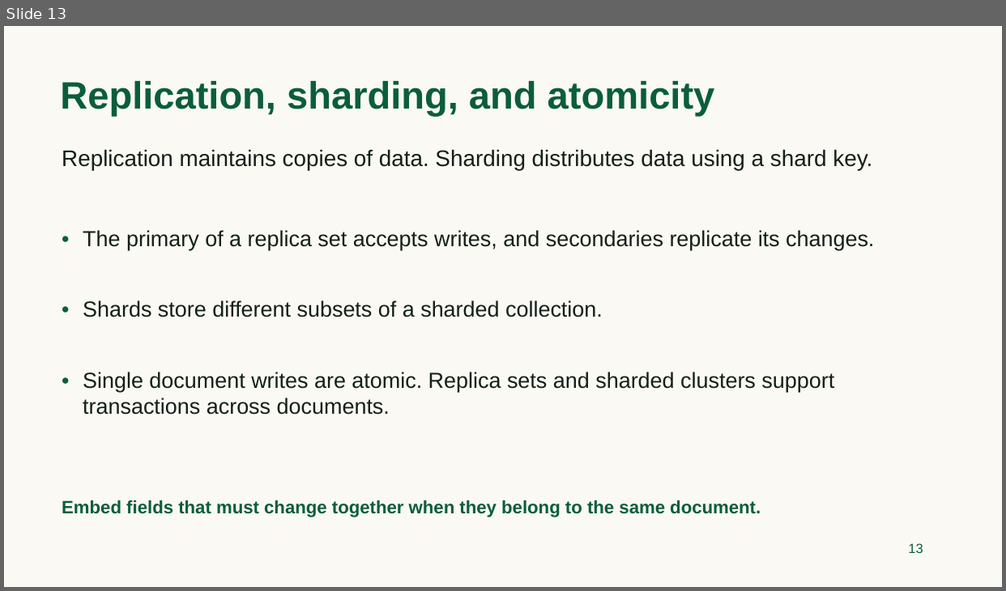
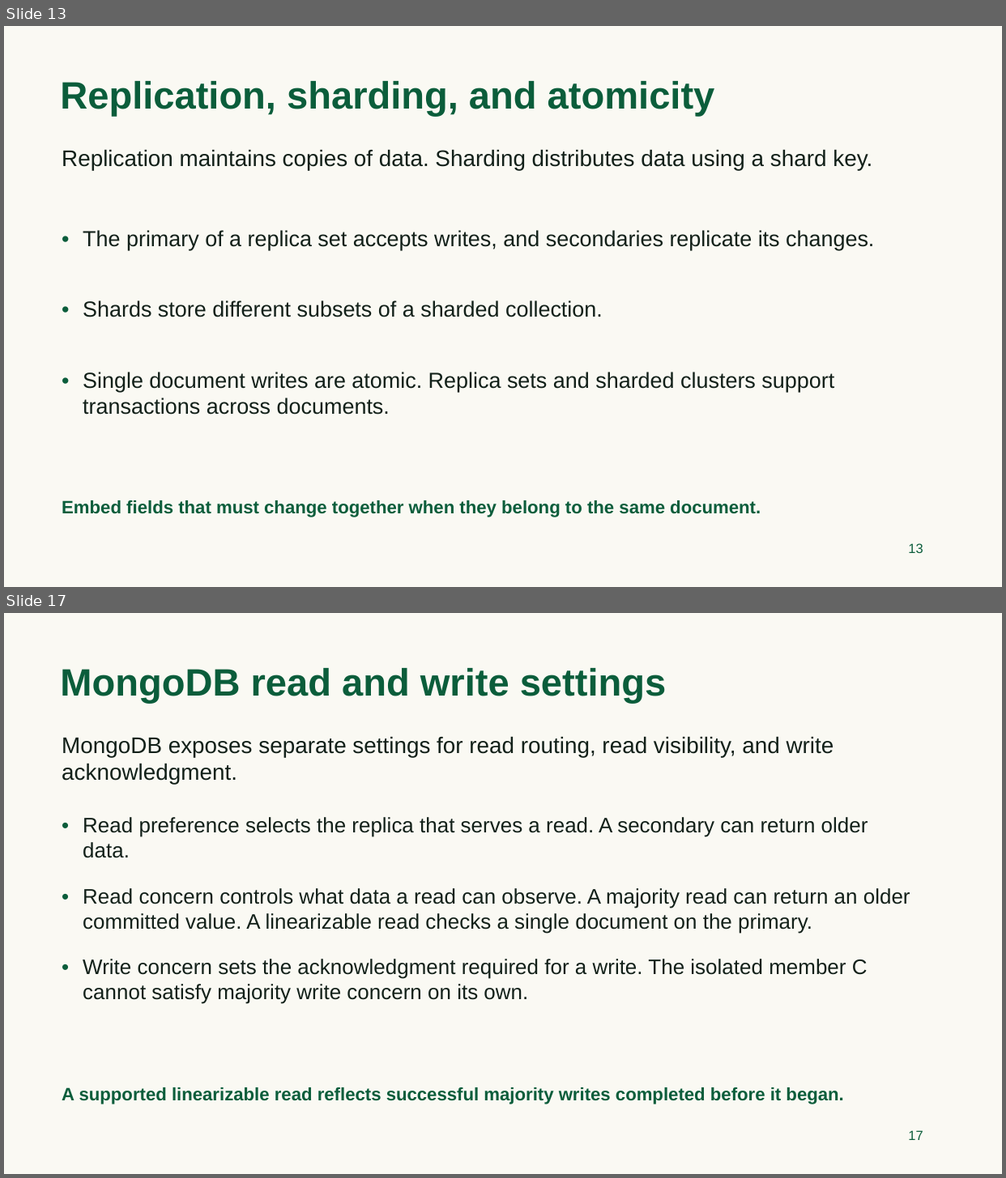
Before and after one commit to TeachingOW/DBMS-F26, a slide deck: lectures/14_MongoDB.pptx. Shown one above the other, each under a label of ours: slide 13 before the commit, slides 13 and 17 after it; the slides between them are not shown. The pictures are 1006x591 and 1006x1178 pixels, drawn with LibreOffice and Linux fonts; fonts in the diff are those of the drawing. Boxes give left, top, right and bottom in pixels: in the first picture for what was removed or moved away, otherwise in the second. Text is boxed around its words. In the diff, an @@ line names an element or a change of style, - is before the commit and + after.

Commit message:
Teach CAP tradeoffs with a MongoDB replica set

```diff
--- a/lectures/14_MongoDB.pptx
+++ b/lectures/14_MongoDB.pptx
@@ slide 17 added at box(4, 613, 1002, 1174), background #FAF9F3 @@
@@ text added at box(60, 668, 666, 704), 36.8 pt, text #0B5D3B, bold @@
+MongoDB read and write settings
@@ text added at box(62, 736, 834, 784), 21.8 pt, text #122019 @@
+MongoDB exposes separate settings for read routing, read visibility, and write acknowledgment.
@@ text added at box(62, 812, 78, 835), 20.2 pt, text #0B5D3B @@
+•
@@ text added at box(83, 817, 868, 858), 20.2 pt, text #122019 @@
+Read preference selects the replica that serves a read. A secondary can return older data.
@@ text added at box(62, 883, 78, 905), 20.2 pt, text #0B5D3B @@
+•
@@ text added at box(83, 888, 910, 934), 20.2 pt, text #122019 @@
+Read concern controls what data a read can observe. A majority read can return an older committed value. A linearizable read checks a single document on the primary.
@@ text added at box(62, 954, 78, 976), 20.2 pt, text #0B5D3B @@
+•
@@ text added at box(83, 959, 867, 1004), 20.2 pt, text #122019 @@
+Write concern sets the acknowledgment required for a write. The isolated member C cannot satisfy majority write concern on its own.
@@ text added at box(62, 1088, 843, 1105), 17.2 pt, text #0B5D3B, bold @@
+A supported linearizable read reflects successful majority writes completed before it began.
@@ text added at box(908, 1131, 923, 1140), 12.8 pt, text #0B5D3B @@
+17
```
Also in this commit, not shown: 4 other slides added, 1 other file.
